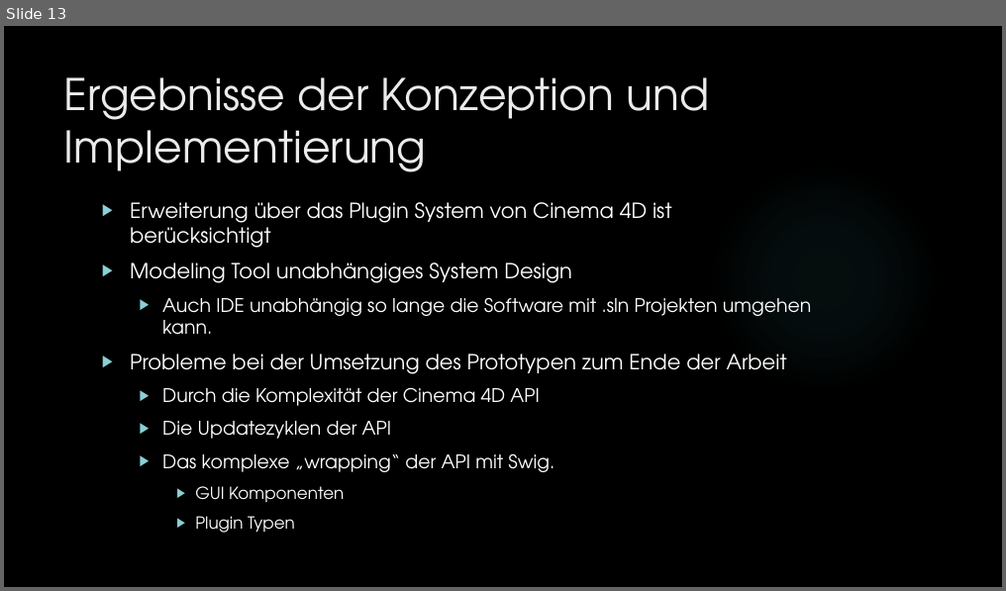
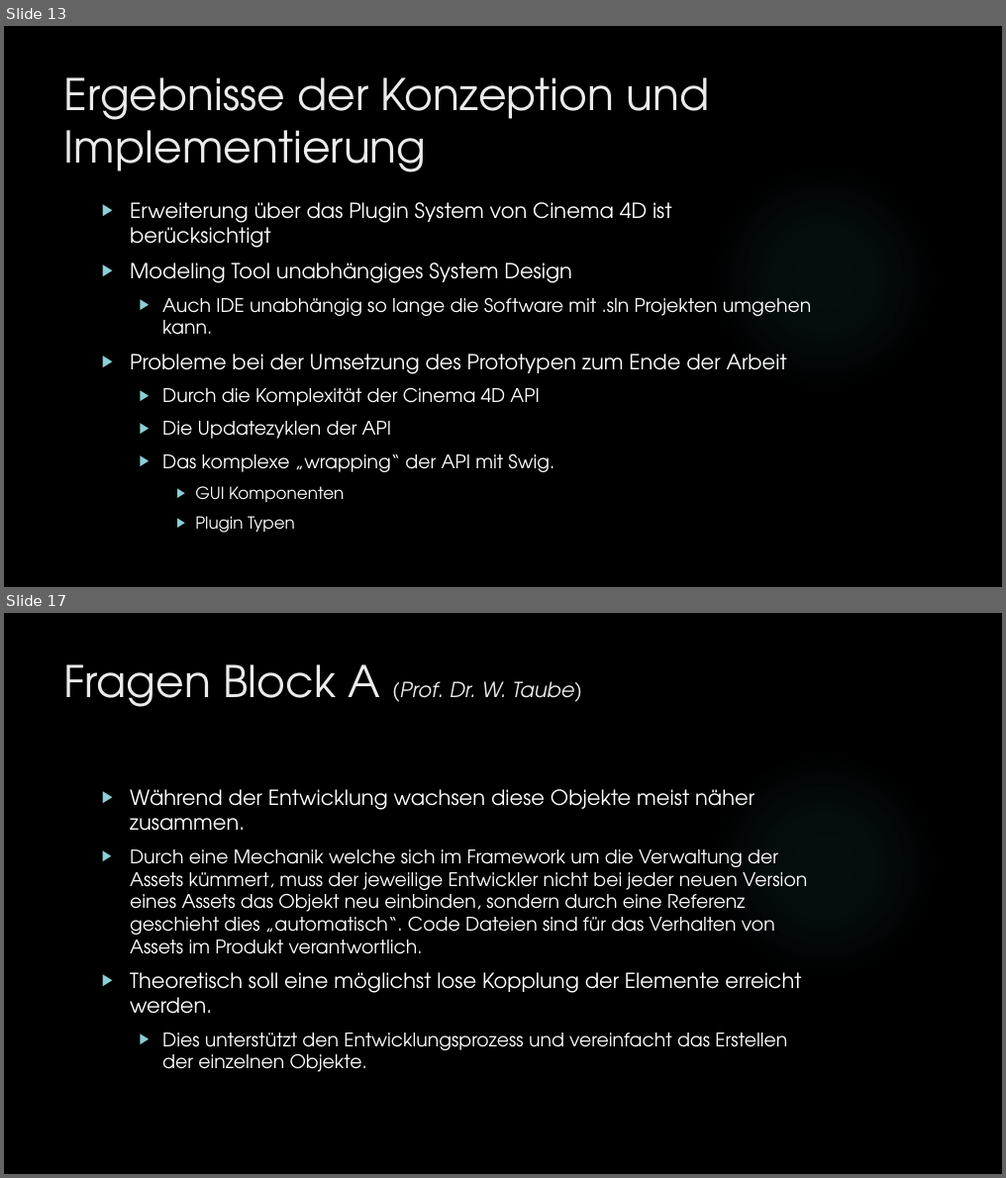
Before and after one commit to dNovel/MasterThesisWS1415, a slide deck: Disputation/Praesentation_DominikSteffen.pptx. Shown one above the other, each under a label of ours: slide 13 before the commit, slides 13 and 17 after it; the slides between them are not shown. The pictures are 1006x591 and 1006x1178 pixels, drawn with LibreOffice and Linux fonts; fonts in the diff are those of the drawing; background and template pictures are left out. Boxes give left, top, right and bottom in pixels: in the first picture for what was removed or moved away, otherwise in the second. Text is boxed around its words. In the diff, an @@ line names an element or a change of style, - is before the commit and + after.

Commit message:
Fragen von Prof. Taube eingebaut.
Fragen eingefügt. Nächster Schritt: Clean Up und Fehler beseitigen.

```diff
--- a/Disputation/Praesentation_DominikSteffen.pptx
+++ b/Disputation/Praesentation_DominikSteffen.pptx
@@ slide 17 added at (4,613,1002,1174), background picture (left out); not listed: 1 template element that a slide beside it also shows @@
@@ title added at (64,664,582,707), 20 pt, text #EBEBEB, italic @@
+Fragen Block A (Prof. Dr. W. Taube)
@@ text added at (130,789,807,1072), 18 pt, text #FFFFFF @@
+▶ Während der Entwicklung wachsen diese Objekte meist näher zusammen.
+  ▶ Durch eine Mechanik welche sich im Framework um die Verwaltung der Assets kümmert, muss der jeweilige Entwickler nicht bei jeder neuen Version eines Assets das Objekt neu einbinden, sondern durch eine Referenz geschieht dies „automatisch“. Code Dateien sind für das Verhalten von Assets im Produkt verantwortlich.
+▶ Theoretisch soll eine möglichst lose Kopplung der Elemente erreicht werden.
+  ▶ Dies unterstützt den Entwicklungsprozess und vereinfacht das Erstellen der einzelnen Objekte.
```
Also in this commit, not shown: 4 slides changed, 17 other slides added.
